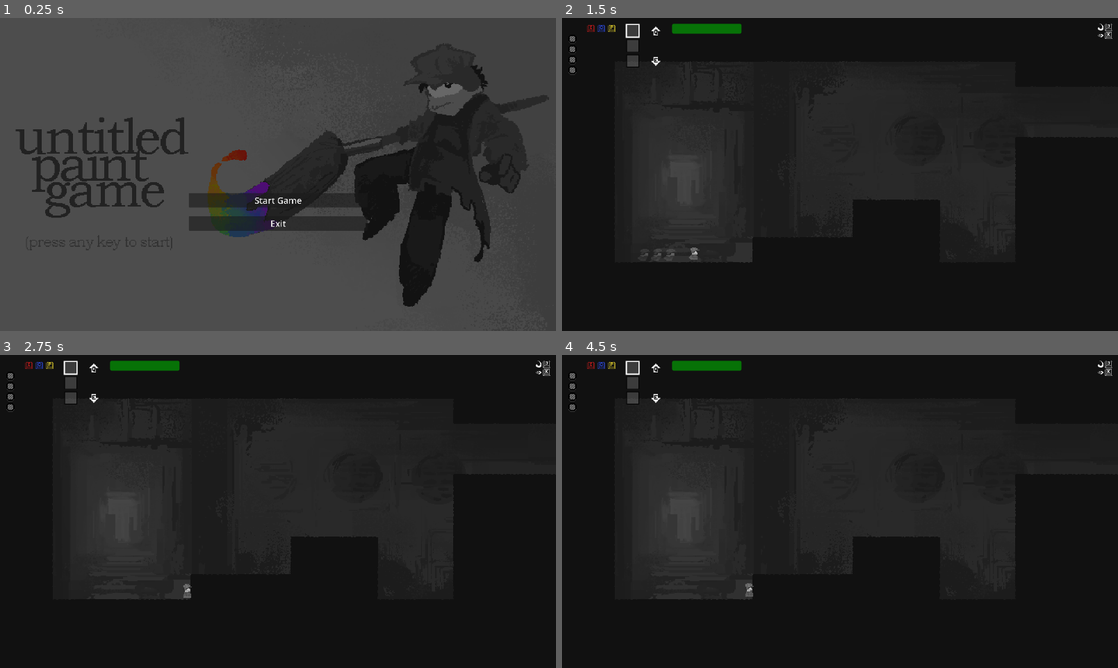
Above: before the commit, frames 1-4 (two rows, left to right).
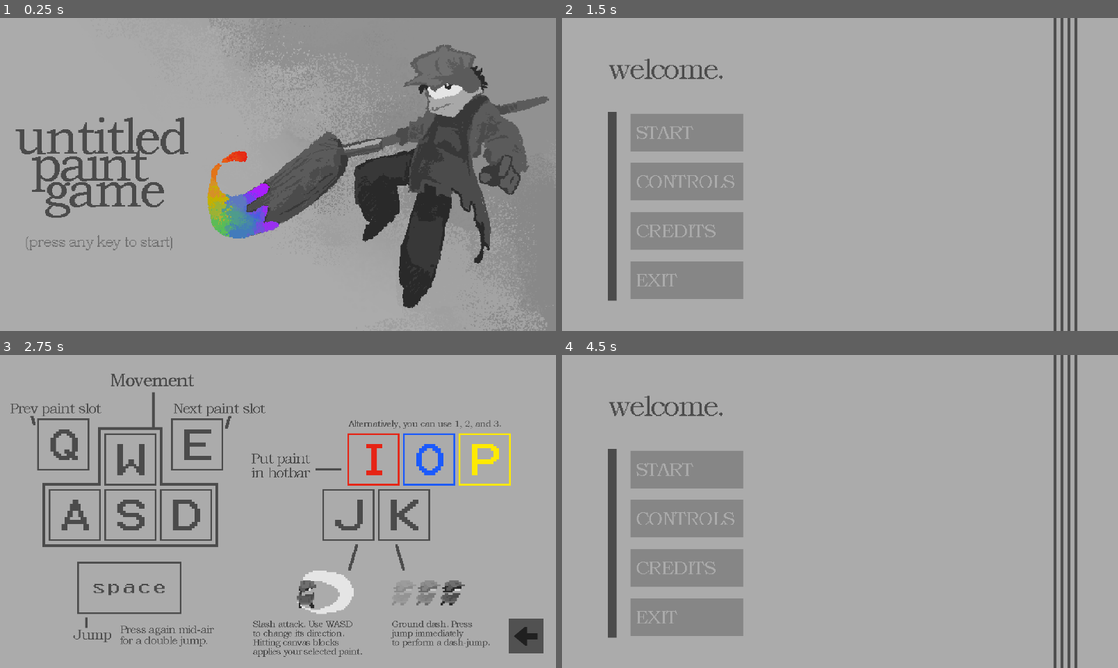
Above: after the commit, the same moments.

Repository: HimeWoo/untitled-paint-game
Game: Godot game, scene res://scenes/TitleScreen.tscn
The game is run twice, just before and just after one commit, with the same random seed, the same clock (stepped at 60 frames per second) and the same inputs. Before the commit the project starts from res://scenes/MainMenu.tscn. Sound files missing from this copy of the repository are replaced by a short silence.
Inputs (mouse positions are in pixels of both pictures, inside the frame that each line leads up to):
- Up to frame 1 (0.25 s): no input
- Up to frame 2 (1.5 s): click (840, 199) at 0.5 s, where only the run before the commit has a clickable "Start Game"; tap Enter (queue_confirm) at 1.25 s; move the mouse to (962, 158) at 1.27 s; hold D (move_right) from 1.28 s (still down); tap K (dash) at 1.35 s; click (962, 158) at 1.42 s
- Up to frame 3 (2.75 s): tap Space (jump) at 1.52 s; release D (move_right) at 2 s; click (122, 517) at 2.02 s
- Up to frame 4 (4.5 s): click (1090, 636) at 2.77 s; click (684, 567) at 3.52 s; click (1090, 636) at 4.27 s

The runs differ from the first frame. In frame 1, 97% of the frame differs, in the area x 0-100%, y 0-100%; in frame 2, 100%; in frame 3, 99%; in frame 4, 100%.

Commit message:
menu revamp

Diff:
--- a/untitled-paint-game/project.godot
+++ b/untitled-paint-game/project.godot
@@ -11,7 +11,7 @@
 [application]
 
 config/name="untitled-paint-game"
-run/main_scene="uid://bad8c3bj4x0xr"
+run/main_scene="uid://bih5o0bjpc0va"
 config/features=PackedStringArray("4.5", "GL Compatibility")
 config/icon="res://assets/tiles/icon.svg"
 
--- /dev/null
+++ b/untitled-paint-game/scenes/Controls.tscn
@@ -0,0 +1,32 @@
+[gd_scene load_steps=5 format=3 uid="uid://corhwgy5v8ynb"]
+
+[ext_resource type="Texture2D" uid="uid://ble7itpn4vrcd" path="res://assets/bgs/menu-btns/back-btn.png" id="2_6qa8m"]
+[ext_resource type="Texture2D" uid="uid://dwwmsg1kifcbq" path="res://assets/bgs/controls.png" id="2_hvbup"]
+[ext_resource type="Script" uid="uid://u26d455ax2s0" path="res://scripts/back-to-menu.gd" id="3_lqn12"]
+
+[sub_resource type="StyleBoxTexture" id="StyleBoxTexture_6qa8m"]
+texture = ExtResource("2_hvbup")
+
+[node name="Controls" type="Control"]
+layout_mode = 3
+anchors_preset = 0
+script = ExtResource("3_lqn12")
+
+[node name="Panel" type="Panel" parent="."]
+layout_mode = 0
+offset_right = 1920.0
+offset_bottom = 1080.0
+theme_override_styles/panel = SubResource("StyleBoxTexture_6qa8m")
+
+[node name="TextureButton" type="TextureButton" parent="."]
+layout_mode = 0
+offset_left = 1757.0
+offset_top = 910.0
+offset_right = 1877.0
+offset_bottom = 1030.0
+texture_normal = ExtResource("2_6qa8m")
+texture_pressed = ExtResource("2_6qa8m")
+texture_hover = ExtResource("2_6qa8m")
+script = ExtResource("3_lqn12")
+
+[connection signal="pressed" from="TextureButton" to="TextureButton" method="_on_back_pressed"]
--- /dev/null
+++ b/untitled-paint-game/scenes/Credits.tscn
@@ -0,0 +1,32 @@
+[gd_scene load_steps=5 format=3 uid="uid://q0yryhoadbgb"]
+
+[ext_resource type="Texture2D" uid="uid://68a55wa67nn1" path="res://assets/bgs/credits.png" id="1_hi4w3"]
+[ext_resource type="Texture2D" uid="uid://ble7itpn4vrcd" path="res://assets/bgs/menu-btns/back-btn.png" id="2_spvsy"]
+[ext_resource type="Script" uid="uid://u26d455ax2s0" path="res://scripts/back-to-menu.gd" id="3_gw1d4"]
+
+[sub_resource type="StyleBoxTexture" id="StyleBoxTexture_spvsy"]
+texture = ExtResource("1_hi4w3")
+
+[node name="Credits" type="Control"]
+layout_mode = 3
+anchors_preset = 0
+script = ExtResource("3_gw1d4")
+
+[node name="Panel" type="Panel" parent="."]
+layout_mode = 0
+offset_right = 1920.0
+offset_bottom = 1080.0
+theme_override_styles/panel = SubResource("StyleBoxTexture_spvsy")
+
+[node name="TextureButton" type="TextureButton" parent="."]
+layout_mode = 0
+offset_left = 1757.0
+offset_top = 910.0
+offset_right = 1877.0
+offset_bottom = 1030.0
+texture_normal = ExtResource("2_spvsy")
+texture_pressed = ExtResource("2_spvsy")
+texture_hover = ExtResource("2_spvsy")
+script = ExtResource("3_gw1d4")
+
+[connection signal="pressed" from="TextureButton" to="TextureButton" method="_on_back_pressed"]
--- a/untitled-paint-game/scenes/MainMenu.tscn
+++ b/untitled-paint-game/scenes/MainMenu.tscn
@@ -1,9 +1,17 @@
-[gd_scene load_steps=4 format=3 uid="uid://bad8c3bj4x0xr"]
+[gd_scene load_steps=12 format=3 uid="uid://bad8c3bj4x0xr"]
 
-[ext_resource type="Script" path="res://scripts/main_menu.gd" id="1_yqorp"]
-[ext_resource type="Texture2D" uid="uid://7knj403k8o0c" path="res://assets/bgs/menu-art.png" id="2_0ykhv"]
+[ext_resource type="Script" uid="uid://dcdwfytvc6cdj" path="res://scripts/main_menu.gd" id="1_yqorp"]
+[ext_resource type="Texture2D" uid="uid://b1g5trecp711p" path="res://assets/bgs/menu-art-2.png" id="2_0ykhv"]
+[ext_resource type="Texture2D" uid="uid://blvt6hc26o6bv" path="res://assets/bgs/menu-btns/menu-start.png" id="3_ow34m"]
+[ext_resource type="Texture2D" uid="uid://cu65qdhl65mu3" path="res://assets/bgs/menu-btns/menu-start-pick.png" id="4_l72w3"]
+[ext_resource type="Texture2D" uid="uid://bngk10lxqtxd0" path="res://assets/bgs/menu-btns/menu-ctrls.png" id="5_826wr"]
+[ext_resource type="Texture2D" uid="uid://daqjoknx4obrb" path="res://assets/bgs/menu-btns/menu-ctrls-pick.png" id="6_ucygd"]
+[ext_resource type="Texture2D" uid="uid://dywn55xjrunva" path="res://assets/bgs/menu-btns/menu-creds.png" id="7_mipys"]
+[ext_resource type="Texture2D" uid="uid://tf7nk1wmvvqe" path="res://assets/bgs/menu-btns/menu-creds-pick.png" id="8_8a8k8"]
+[ext_resource type="Texture2D" uid="uid://csjrlp8qiesth" path="res://assets/bgs/menu-btns/menu-exit.png" id="9_7la6k"]
+[ext_resource type="Texture2D" uid="uid://sx10otra42lu" path="res://assets/bgs/menu-btns/menu-exit-pick.png" id="10_2nypq"]
 
-[sub_resource type="StyleBoxTexture" id="StyleBoxTexture_0ykhv"]
+[sub_resource type="StyleBoxTexture" id="StyleBoxTexture_2wh52"]
 texture = ExtResource("2_0ykhv")
 
 [node name="MainMenu" type="Control"]
@@ -16,14 +24,13 @@
 script = ExtResource("1_yqorp")
 
 [node name="Panel" type="Panel" parent="."]
-modulate = Color(0.4506483, 0.4506483, 0.45064825, 1)
 layout_mode = 1
 anchors_preset = 15
 anchor_right = 1.0
 anchor_bottom = 1.0
 grow_horizontal = 2
 grow_vertical = 2
-theme_override_styles/panel = SubResource("StyleBoxTexture_0ykhv")
+theme_override_styles/panel = SubResource("StyleBoxTexture_2wh52")
 
 [node name="Label" type="Label" parent="."]
 visible = false
@@ -45,6 +52,7 @@
 vertical_alignment = 1
 
 [node name="VBoxContainer" type="VBoxContainer" parent="."]
+visible = false
 layout_mode = 1
 anchors_preset = 8
 anchor_left = 0.5
@@ -78,6 +86,54 @@
 text = "Exit
 "
 
+[node name="VBoxContainer2" type="VBoxContainer" parent="."]
+layout_mode = 0
+offset_left = 236.0
+offset_top = 330.0
+offset_right = 627.0
+offset_bottom = 975.0
+theme_override_constants/separation = 40
+
+[node name="start" type="TextureButton" parent="VBoxContainer2"]
+custom_minimum_size = Vector2(0, 130)
+layout_mode = 2
+texture_normal = ExtResource("3_ow34m")
+texture_pressed = ExtResource("4_l72w3")
+texture_hover = ExtResource("4_l72w3")
+ignore_texture_size = true
+stretch_mode = 4
+
+[node name="ctrls" type="TextureButton" parent="VBoxContainer2"]
+custom_minimum_size = Vector2(0, 130)
+layout_mode = 2
+texture_normal = ExtResource("5_826wr")
+texture_pressed = ExtResource("6_ucygd")
+texture_hover = ExtResource("6_ucygd")
+ignore_texture_size = true
+stretch_mode = 4
+
+[node name="creds" type="TextureButton" parent="VBoxContainer2"]
+custom_minimum_size = Vector2(0, 130)
+layout_mode = 2
+texture_normal = ExtResource("7_mipys")
+texture_pressed = ExtResource("8_8a8k8")
+texture_hover = ExtResource("8_8a8k8")
+ignore_texture_size = true
+stretch_mode = 4
+
+[node name="exit" type="TextureButton" parent="VBoxContainer2"]
+custom_minimum_size = Vector2(0, 130)
+layout_mode = 2
+texture_normal = ExtResource("9_7la6k")
+texture_pressed = ExtResource("10_2nypq")
+texture_hover = ExtResource("10_2nypq")
+ignore_texture_size = true
+stretch_mode = 4
+
 [connection signal="pressed" from="VBoxContainer/StartGame" to="." method="_on_start_game_pressed"]
 [connection signal="pressed" from="VBoxContainer/Controls" to="." method="_on_controls_pressed"]
 [connection signal="pressed" from="VBoxContainer/Exit" to="." method="_on_exit_pressed"]
+[connection signal="pressed" from="VBoxContainer2/start" to="." method="_on_start_game_pressed"]
+[connection signal="pressed" from="VBoxContainer2/ctrls" to="." method="_on_controls_pressed"]
+[connection signal="pressed" from="VBoxContainer2/creds" to="." method="_on_credits_pressed"]
+[connection signal="pressed" from="VBoxContainer2/exit" to="." method="_on_exit_pressed"]
--- /dev/null
+++ b/untitled-paint-game/scenes/TitleScreen.tscn
@@ -0,0 +1,34 @@
+[gd_scene load_steps=6 format=3 uid="uid://bih5o0bjpc0va"]
+
+[ext_resource type="Script" uid="uid://c8gbbvnc1hjeq" path="res://scripts/title.gd" id="1_ch40n"]
+[ext_resource type="Texture2D" uid="uid://7knj403k8o0c" path="res://assets/bgs/menu-art.png" id="2_dfj8j"]
+[ext_resource type="Texture2D" uid="uid://bfretio5tdts" path="res://assets/bgs/menu_guy.png" id="3_dfj8j"]
+[ext_resource type="Script" uid="uid://hdrb4s3aj2gd" path="res://scripts/title_floater.gd" id="4_8k5og"]
+
+[sub_resource type="StyleBoxTexture" id="StyleBoxTexture_0ykhv"]
+texture = ExtResource("2_dfj8j")
+
+[node name="Title" type="Control"]
+layout_mode = 3
+anchors_preset = 15
+anchor_right = 1.0
+anchor_bottom = 1.0
+grow_horizontal = 2
+grow_vertical = 2
+script = ExtResource("1_ch40n")
+
+[node name="Panel" type="Panel" parent="."]
+layout_mode = 1
+anchors_preset = 15
+anchor_right = 1.0
+anchor_bottom = 1.0
+grow_horizontal = 2
+grow_vertical = 2
+theme_override_styles/panel = SubResource("StyleBoxTexture_0ykhv")
+
+[node name="Sprite2D" type="Sprite2D" parent="Panel"]
+position = Vector2(959.99994, 539.99994)
+scale = Vector2(2.9999998, 2.9999998)
+texture = ExtResource("3_dfj8j")
+script = ExtResource("4_8k5og")
+amplitude = 20.0
--- a/untitled-paint-game/scenes/World.tscn
+++ b/untitled-paint-game/scenes/World.tscn
@@ -204,7 +204,7 @@
 position = Vector2(1088, -64)
 
 [node name="Platform" parent="." instance=ExtResource("5_0uv0p")]
-position = Vector2(1760, -100)
+position = Vector2(1760, -85)
 movement_mode = 6
 target_global = Vector2(1760, -185)
 yellow_paint_enable_motion = true
@@ -264,6 +264,7 @@
 collision_mask = 0
 
 [node name="CollisionShape2D" type="CollisionShape2D" parent="Room4"]
+position = Vector2(0, 12)
 shape = SubResource("RectangleShape2D_e5gcb")
 disabled = true
 
--- /dev/null
+++ b/untitled-paint-game/scripts/back-to-menu.gd
@@ -0,0 +1,13 @@
+extends Control
+
+
+# Called when the node enters the scene tree for the first time.
+func _ready() -> void:
+	pass # Replace with function body.
+
+# Called every frame. 'delta' is the elapsed time since the previous frame.
+func _process(delta: float) -> void:
+	pass
+
+func _on_back_pressed() -> void:
+	get_tree().change_scene_to_file("res://scenes/MainMenu.tscn")
--- a/untitled-paint-game/scripts/main_menu.gd
+++ b/untitled-paint-game/scripts/main_menu.gd
@@ -15,8 +15,10 @@
 	get_tree().change_scene_to_file("res://scenes/World.tscn")
 
 func _on_controls_pressed() -> void:
-	pass # Replace with function body.
+	get_tree().change_scene_to_file("res://scenes/Controls.tscn")
 
+func _on_credits_pressed() -> void:
+	get_tree().change_scene_to_file("res://scenes/Credits.tscn")
 
 func _on_exit_pressed() -> void:
 	get_tree().quit()
--- /dev/null
+++ b/untitled-paint-game/scripts/title.gd
@@ -0,0 +1,6 @@
+extends Control
+
+
+func _unhandled_input(event):
+	if event is InputEventKey and event.pressed:
+		get_tree().change_scene_to_file("res://scenes/MainMenu.tscn")
--- /dev/null
+++ b/untitled-paint-game/scripts/title_floater.gd
@@ -0,0 +1,12 @@
+extends Sprite2D
+
+@export var amplitude: float = 8.0
+@export var speed: float = 2.0
+
+var base_y: float
+
+func _ready():
+	base_y = position.y
+
+func _process(delta):
+	position.y = base_y + sin(Time.get_ticks_msec() / 1000.0 * speed) * amplitude
Binary file added: untitled-paint-game/assets/bgs/controls.png
Not shown, added: untitled-paint-game/assets/bgs/controls.png.import
Binary file changed: untitled-paint-game/assets/bgs/credits.png
Binary file added: untitled-paint-game/assets/bgs/menu-art-2.png
Not shown, added: untitled-paint-game/assets/bgs/menu-art-2.png.import
Binary file changed: untitled-paint-game/assets/bgs/menu-art.png
Binary file added: untitled-paint-game/assets/bgs/menu-btns/back-btn.png
Not shown, added: untitled-paint-game/assets/bgs/menu-btns/back-btn.png.import
Binary file added: untitled-paint-game/assets/bgs/menu-btns/menu-creds-pick.png
Not shown, added: untitled-paint-game/assets/bgs/menu-btns/menu-creds-pick.png.import
Binary file added: untitled-paint-game/assets/bgs/menu-btns/menu-creds.png
Not shown, added: untitled-paint-game/assets/bgs/menu-btns/menu-creds.png.import
(and 18 more such lines)
